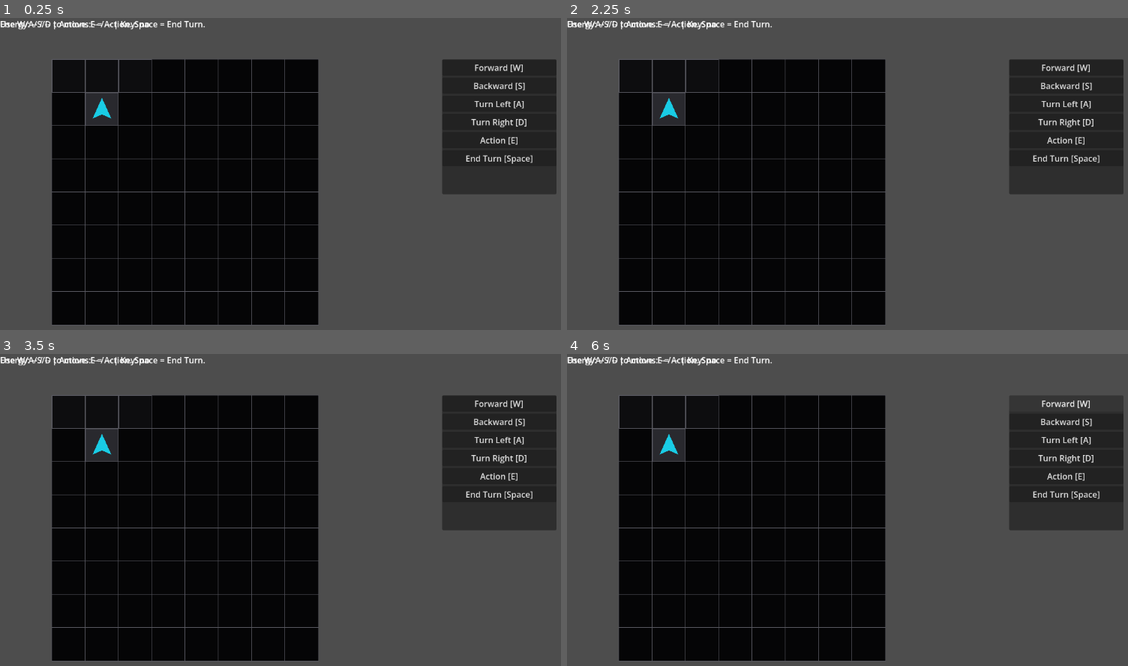
Above: before the commit, frames 1-4 (two rows, left to right).
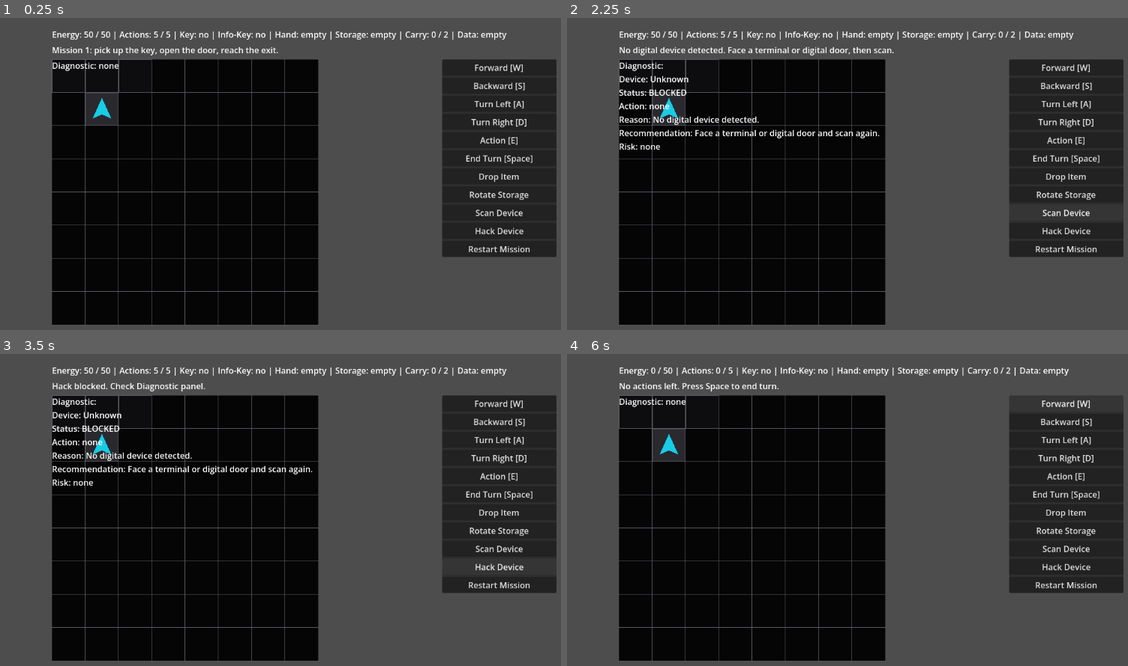
Above: after the commit, the same moments.

Repository: JUSTConnect/bibop
Game: Godot game, scene res://scenes/main.tscn
Same seed, same stepped clock (60 frames per second), same inputs: the game is played once before the commit and once after it.
Inputs (mouse positions are in pixels of both pictures, inside the frame that each line leads up to):
- Up to frame 1 (0.25 s): no input
- Up to frame 2 (2.25 s): click (1066, 177) at 0.5 s, where only the run after the commit has a clickable "Drop Item"; click (1066, 195) at 1.25 s, where only the run after the commit has a clickable "Rotate Storage"; click (1066, 211) at 2 s, where only the run after the commit has a clickable "Scan Device"
- Up to frame 3 (3.5 s): click (499, 566) at 2.75 s, where only the run after the commit has a clickable "Hack Device"
- Up to frame 4 (6 s): click (1066, 584) at 3.5 s, where only the run after the commit has a clickable "Restart Mission"; click (1066, 584) at 4.25 s, where only the run after the commit has a clickable "Restart Mission"; click (1066, 584) at 5 s, where only the run after the commit has a clickable "Restart Mission"; click "Forward [W]" at 5.75 s

The runs differ from the first frame. In frame 1, 5.8% of the frame differs, in the area x 0-100%, y 0-77%; in frame 2, 6.2%; in frame 3, 6.0%; in frame 4, 5.7%.
Error before the commit: Parse Error: Cannot infer the type of "warnings" variable because the value doesn't have a set type. (res://scripts/ui/game_ui.gd:208)

Commit message:
Update game_ui.gd

Diff:
--- a/scripts/ui/game_ui.gd
+++ b/scripts/ui/game_ui.gd
@@ -205,7 +205,7 @@
 		update_diagnostic_status()
 		return
 
-	var warnings := bipob.get_pre_mission_warnings()
+	var warnings: Array[String] = bipob.get_pre_mission_warnings()
 	if not bipob.can_start_mission_from_box():
 		show_hint("Cannot start mission. Battery depleted. Charge first.")
 		start_mission_warning_acknowledged = false
@@ -260,7 +260,7 @@
 			box_status_label.text = "Energy: %d / %d" % [bipob.energy, bipob.max_energy]
 
 	if box_status_label != null:
-		var warnings := bipob.get_pre_mission_warnings()
+		var warnings: Array = bipob.get_pre_mission_warnings()
 		if warnings.is_empty():
 			box_status_label.text += "\n\nWarnings: none"
 		else:
